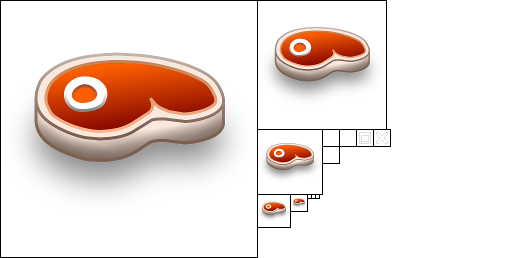
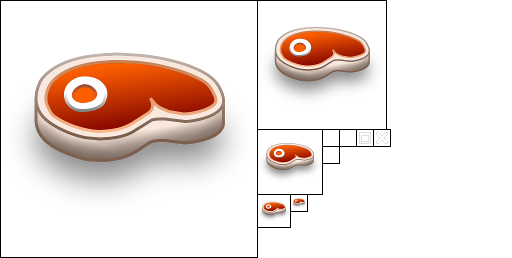
Layers edited between the first and the second 512x258 image:
moved "bifstk 256" above "border copy", painted on it over left=308, top=195, right=320, bottom=199
renamed "ui corner negative" to "border copy", painted on it over left=308, top=195, right=320, bottom=199
painted on "border" over left=308, top=195, right=320, bottom=199
